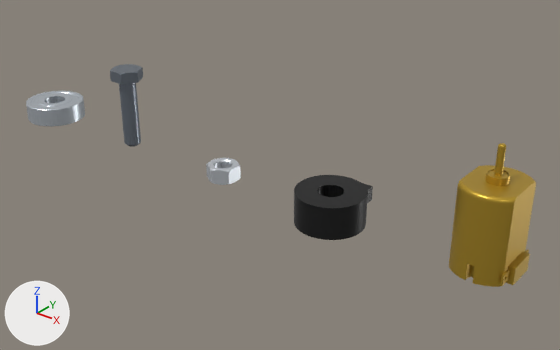
The glTF model public/placeholders/hardware/mcmaster-hardware.glb: old version first, new version second.
Both versions are drawn from a 50 mm lens placed at (1.607, -1.708, 1.143), pointed at (0.195, 0.058, 0.048). The axes (+X, +Y, +Z) are drawn at lower left. The lights are the same throughout. The picture after the commit comes second. Vertices at exactly the same position are counted once.

Objects in the first picture: '5972K325', '6331K32', '6435K12', '91280A340', '91828A230'.
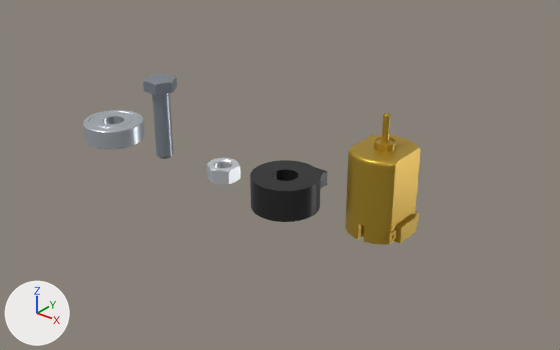
Boxes (x1, y1, x2, y2) around the edits, measured in the pictures (560 x 350 px):
'6331K32', moved
    before: (449, 143, 536, 287)
    after: (345, 113, 421, 245)
'6435K12', moved
    before: (294, 175, 373, 240)
    after: (250, 160, 327, 222)
'5972K325', moved
    before: (26, 91, 85, 126)
    after: (83, 110, 145, 149)
'91280A340', moved
    before: (110, 64, 143, 147)
    after: (143, 74, 177, 159)

Patch to the scene script:
```diff
--- a/public/placeholders/hardware/mcmaster-hardware.glb.py
+++ b/public/placeholders/hardware/mcmaster-hardware.glb.py
@@ me_mesh_0 @@
 # used by ob_5972k325; location = (0.0, 0.0, 0.0)
-me_mesh_0.from_pydata(...)  # 1070 vertices, 2140 faces; spans x -1.01..-0.79, y -0.11..0.11, z 0.0..0.07
+me_mesh_0.from_pydata(...)  # 1070 vertices, 2140 faces; spans x -0.66..-0.44, y -0.11..0.11, z 0.0..0.07
+# me_mesh_0 part 1: the whole mesh is moved by (0.35, 0.0, 0.0)
 me_mesh_0.materials.append(mat_5972k325_mat)
@@ me_mesh_1 @@
 # used by ob_91280a340; location = (0.0, 0.0, 0.0)
-me_mesh_1.from_pydata(...)  # 468 vertices, 932 faces; spans x -0.508..-0.392, y -0.05..0.05, z 0.0..0.29
+me_mesh_1.from_pydata(...)  # 468 vertices, 932 faces; spans x -0.338..-0.222, y -0.05..0.05, z 0.0..0.29
+# me_mesh_1 part 2: the whole mesh is moved by (0.17, 0.0, 0.0)
 me_mesh_1.materials.append(mat_91280a340_mat)
@@ me_mesh_3 @@
 # used by ob_6435k12; location = (0.0, 0.0, 0.0)
-me_mesh_3.from_pydata(...)  # 324 vertices, 648 faces; spans x 0.342..0.558, y -0.13..0.13, z 0.0..0.104
+me_mesh_3.from_pydata(...)  # 324 vertices, 648 faces; spans x 0.172..0.388, y -0.13..0.13, z 0.0..0.104
+# me_mesh_3 part 3: the whole mesh is moved by (-0.17, 0.0, 0.0)
 me_mesh_3.materials.append(mat_6435k12_mat)
@@ me_mesh_4 @@
 # used by ob_6331k32; location = (0.0, 0.0, 0.0)
-me_mesh_4.from_pydata(...)  # 1887 vertices, 3782 faces; spans x 0.865..1.035, y -0.1..0.1, z 0.0..0.38
+me_mesh_4.from_pydata(...)  # 1887 vertices, 3782 faces; spans x 0.535..0.705, y -0.1..0.1, z 0.0..0.38
+# me_mesh_4 part 4: the whole mesh is moved by (-0.33, 0.0, 0.0)
 me_mesh_4.materials.append(mat_6331k32_mat)
```
